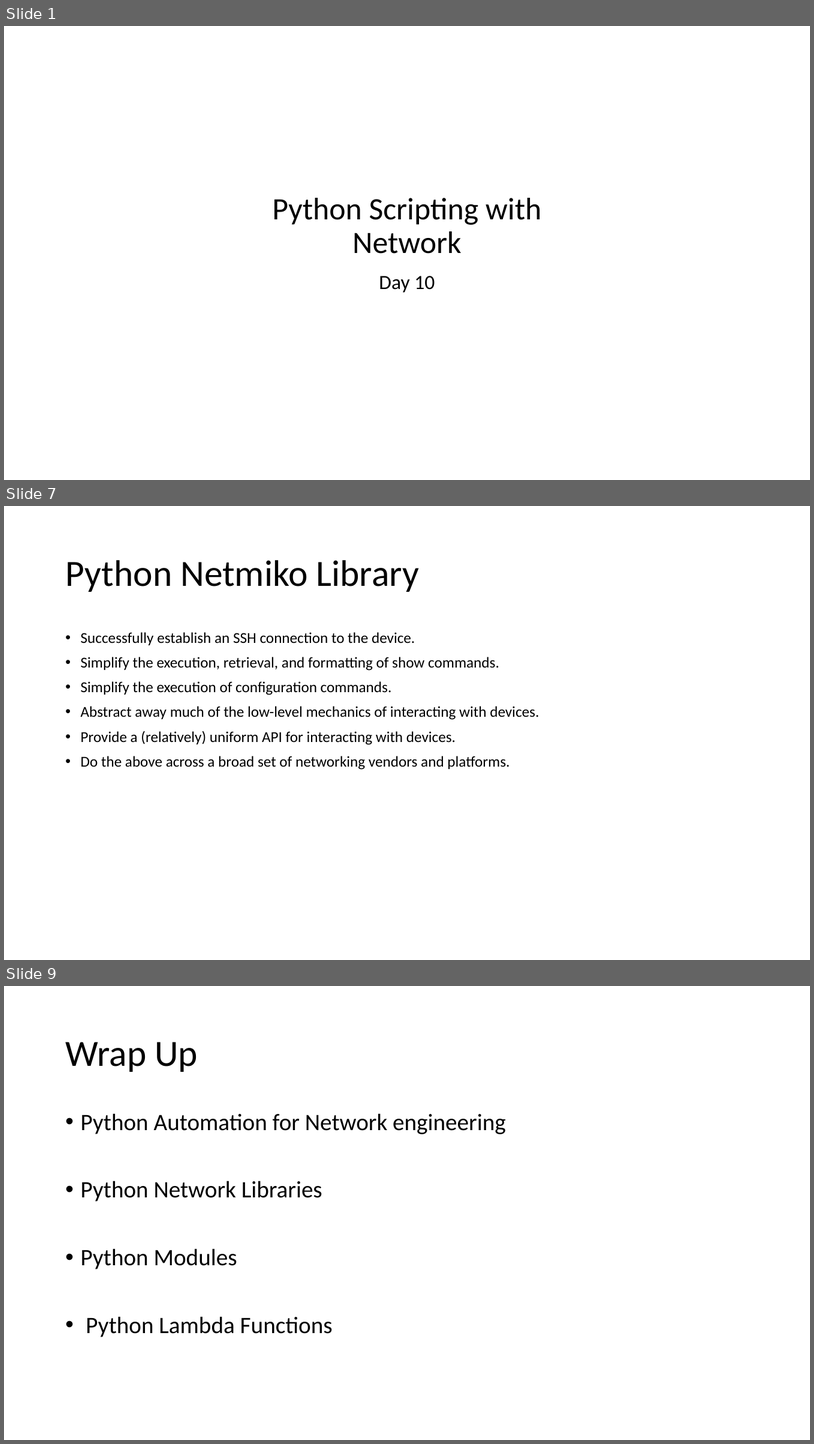
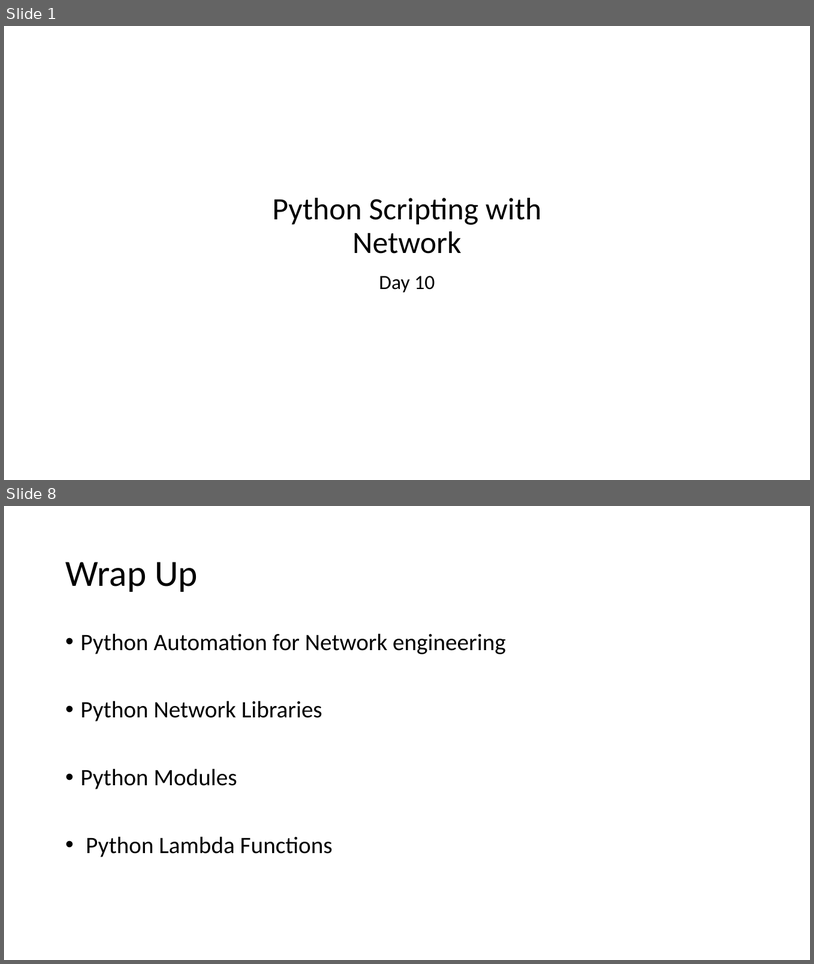
Before and after one commit to imcuteani/Python-Network-Automation, a slide deck: Slides/Day-10/Python Scripting for Networking - Day 10.pptx. Shown one above the other, each under a label of ours: slides 1, 7 and 9 before the commit, slides 1 and 8 after it; the slides between them are not shown. The pictures are 814x1444 and 814x964 pixels, drawn with LibreOffice and Linux fonts; fonts in the diff are those of the drawing; background and template pictures are left out. Boxes give left, top, right and bottom in pixels: in the first picture for what was removed or moved away, otherwise in the second. Text is boxed around its words. In the diff, an @@ line names an element or a change of style, - is before the commit and + after.

```diff
--- a/Slides/Day-10/Python Scripting for Networking - Day 10.pptx
+++ b/Slides/Day-10/Python Scripting for Networking - Day 10.pptx
@@ slide 7 removed at [4, 506, 810, 960], background #FFFFFF @@
@@ title removed at [65, 560, 420, 592] @@
-Python Netmiko Library
@@ text removed at [81, 632, 539, 769] @@
-• Successfully establish an SSH connection to the device.
-• Simplify the execution, retrieval, and formatting of show commands.
-• Simplify the execution of configuration commands.
-• Abstract away much of the low-level mechanics of interacting with devices.
-• Provide a (relatively) uniform API for interacting with devices.
-• Do the above across a broad set of networking vendors and platforms.
@@ what was slide 9 is now slide 8 @@
```
Also in this commit, not shown: 4 slides changed, 2 slides added, 2 other slides removed, 4 other files.
